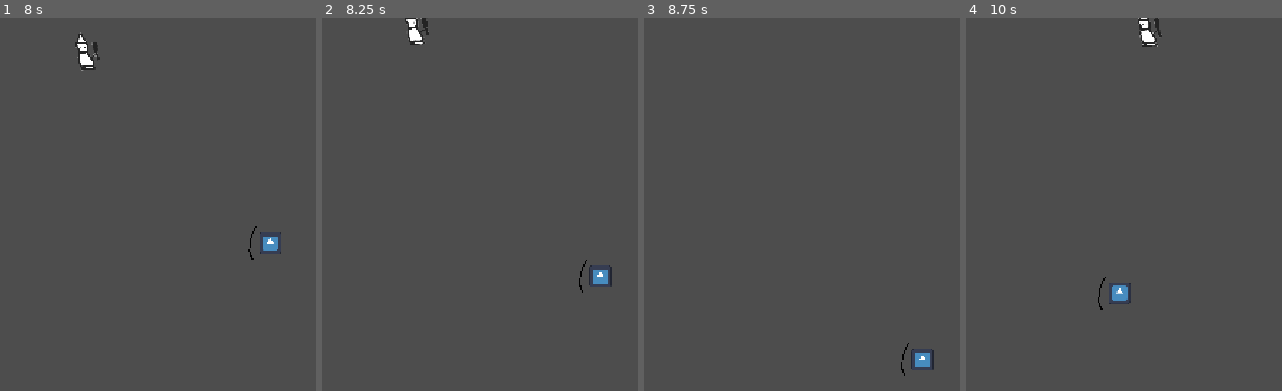
Above: before the commit, frames 1-4 (left to right).
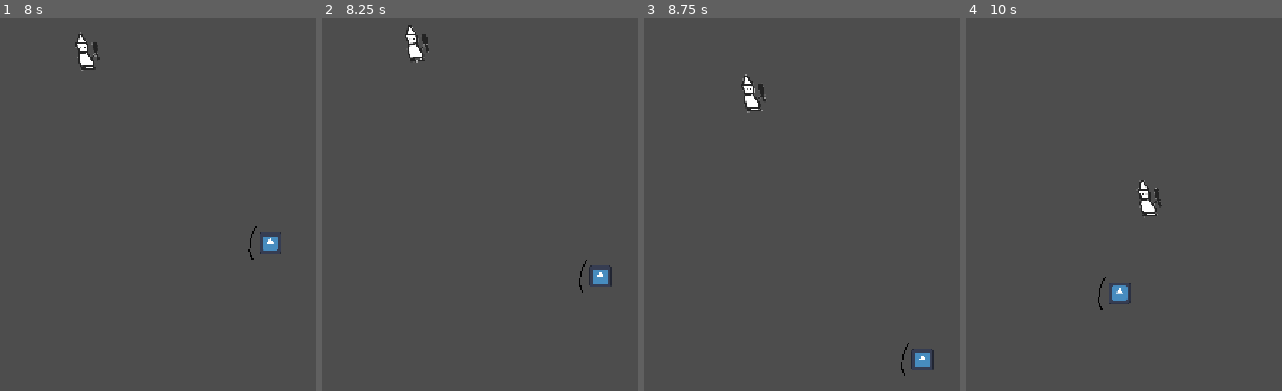
Above: after the commit, the same moments.

Repository: Tylerr-D/bonc
Game: Godot game, scene res://main.tscn
The game is run twice, just before and just after one commit, with the same random seed, the same clock (stepped at 60 frames per second) and the same inputs. The engine's default icon, where the game draws it, is replaced by a stand-in: a white triangle on a blue panel in a dark square.
Inputs:
- Up to frame 1 (8 s): hold D (move_right) 0.53-1.28 s; hold S (move_down) 1.28-2.03 s; hold D (move_right) 2.03-2.78 s; hold W (move_up) 2.78-3.53 s; hold A (move_left) 3.53-5.03 s; hold S (move_down) 5.03-5.78 s; hold D (move_right) 5.78-6.53 s; hold W (move_up) 6.53-7.28 s; hold D (move_right) from 7.28 s (still down)
- Up to frame 2 (8.25 s): release D (move_right) at 8.03 s; hold S (move_down) from 8.03 s (still down)
- Up to frame 3 (8.75 s): keep holding S (move_down)
- Up to frame 4 (10 s): release S (move_down) at 8.78 s; hold A (move_left) 8.78-9.53 s; hold W (move_up) from 9.53 s (still down)

Frame 1 is identical in both runs. In frame 2, 0.6% of the frame differs, in the area x 26-34%, y 0-13%; in frame 3, 0.4%; in frame 4, 0.8%, in the area x 54-63%, y 0-54%.

Commit message:
enemy doesnt go out of screen now

Diff:
--- a/enemy.gd
+++ b/enemy.gd
@@ -15,3 +15,15 @@
 
 	velocity = direction * speed
 	move_and_slide()
+
+	var screen = get_viewport_rect().size
+	var pos = get_global_transform_with_canvas().origin
+
+	if pos.x < 20:
+		direction.x = abs(direction.x)
+	if pos.x > screen.x - 20:
+		direction.x = -abs(direction.x)
+	if pos.y < 35:
+		direction.y = abs(direction.y)
+	if pos.y > screen.y - 35:
+		direction.y = -abs(direction.y)
